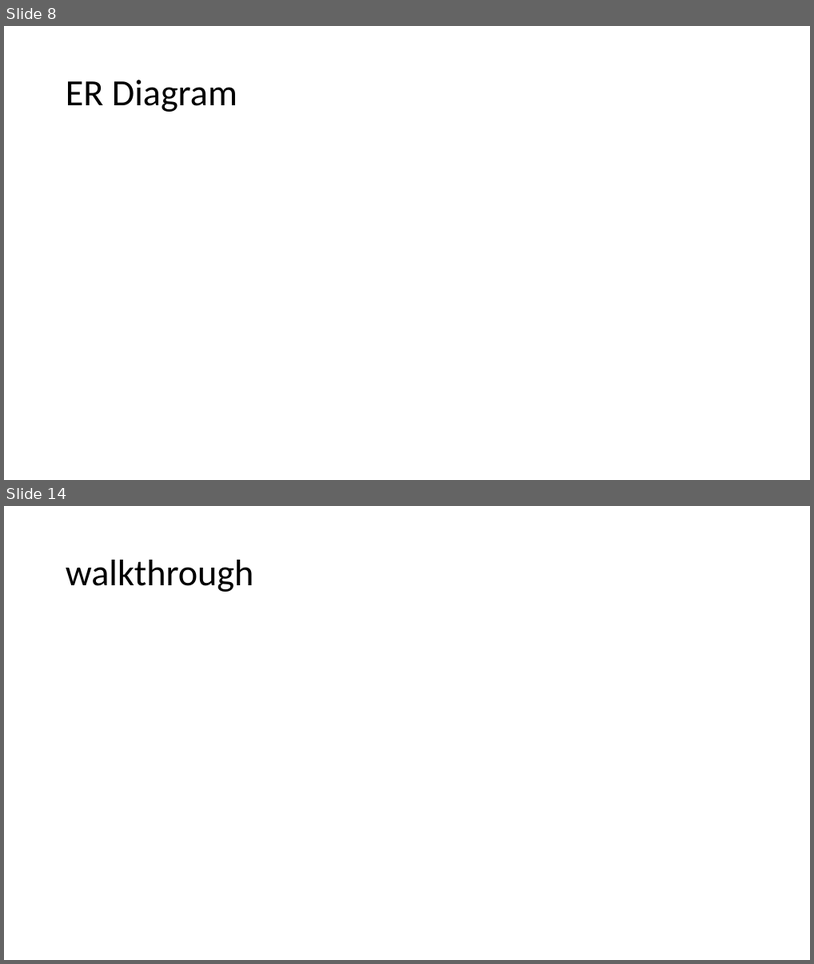
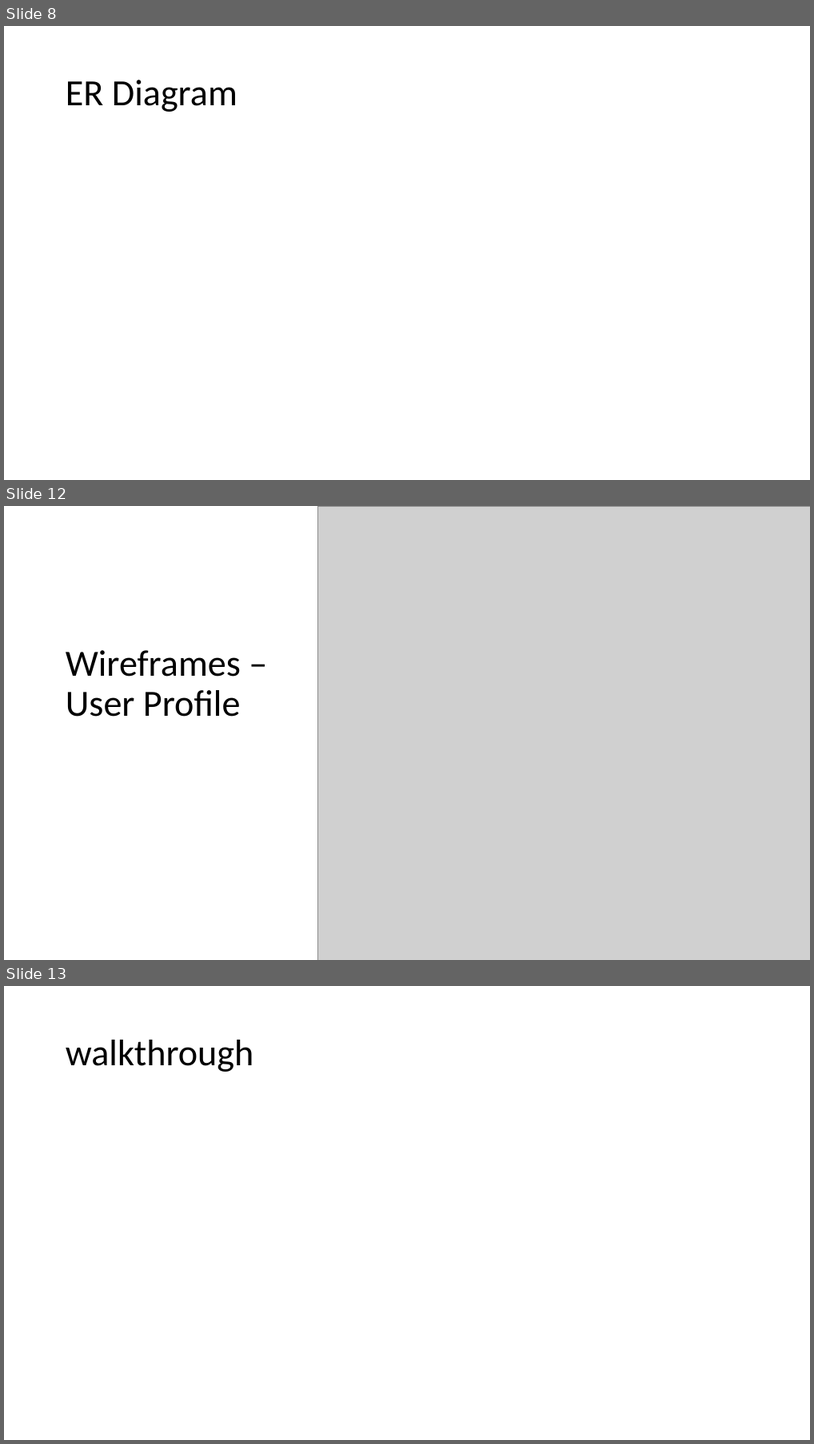
Before and after one commit to nathaniel-lue/web_project_team_5c, a slide deck: Presentation.pptx. Shown one above the other, each under a label of ours: slides 8 and 14 before the commit, slides 8, 12 and 13 after it; the slides between them are not shown. The pictures are 814x964 and 814x1444 pixels, drawn with LibreOffice and Linux fonts; fonts in the diff are those of the drawing; grey boxes stand for pictures. Boxes give left, top, right and bottom in pixels: in the first picture for what was removed or moved away, otherwise in the second. Text is boxed around its words. In the diff, an @@ line names an element or a change of style, - is before the commit and + after.

Commit message:
Wireframes

```diff
--- a/Presentation.pptx
+++ b/Presentation.pptx
@@ slide 12 added at box(4, 506, 810, 960), background #FFFFFF @@
@@ picture added at box(318, 506, 810, 960) @@
@@ title added at box(66, 650, 241, 716), 44 pt, text #000000 @@
+Wireframes – User Profile
@@ what was slide 14 is now slide 13 @@
```
Also in this commit, not shown: 1 slide changed, 3 other slides added, 5 slides removed.
